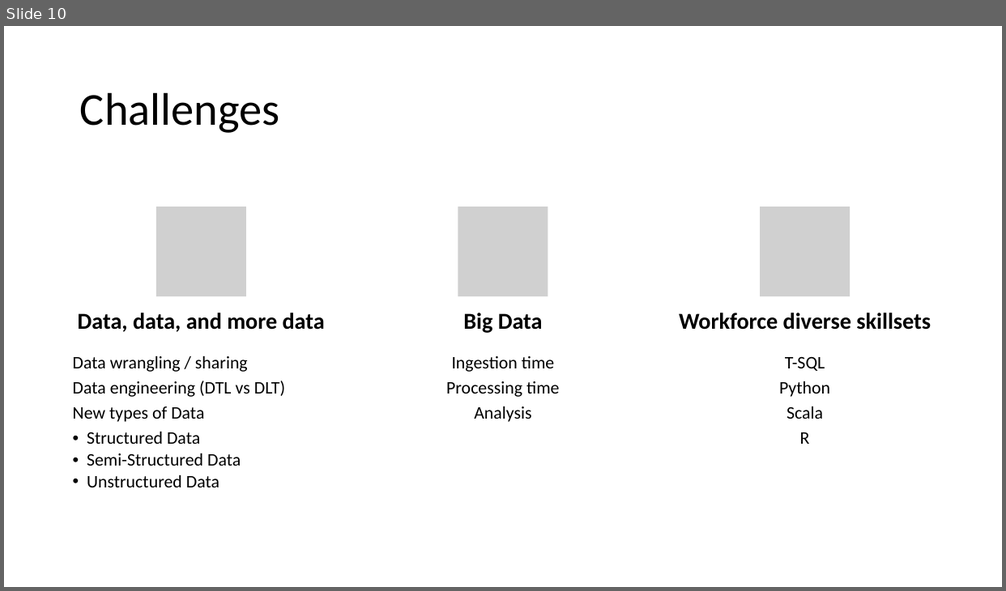
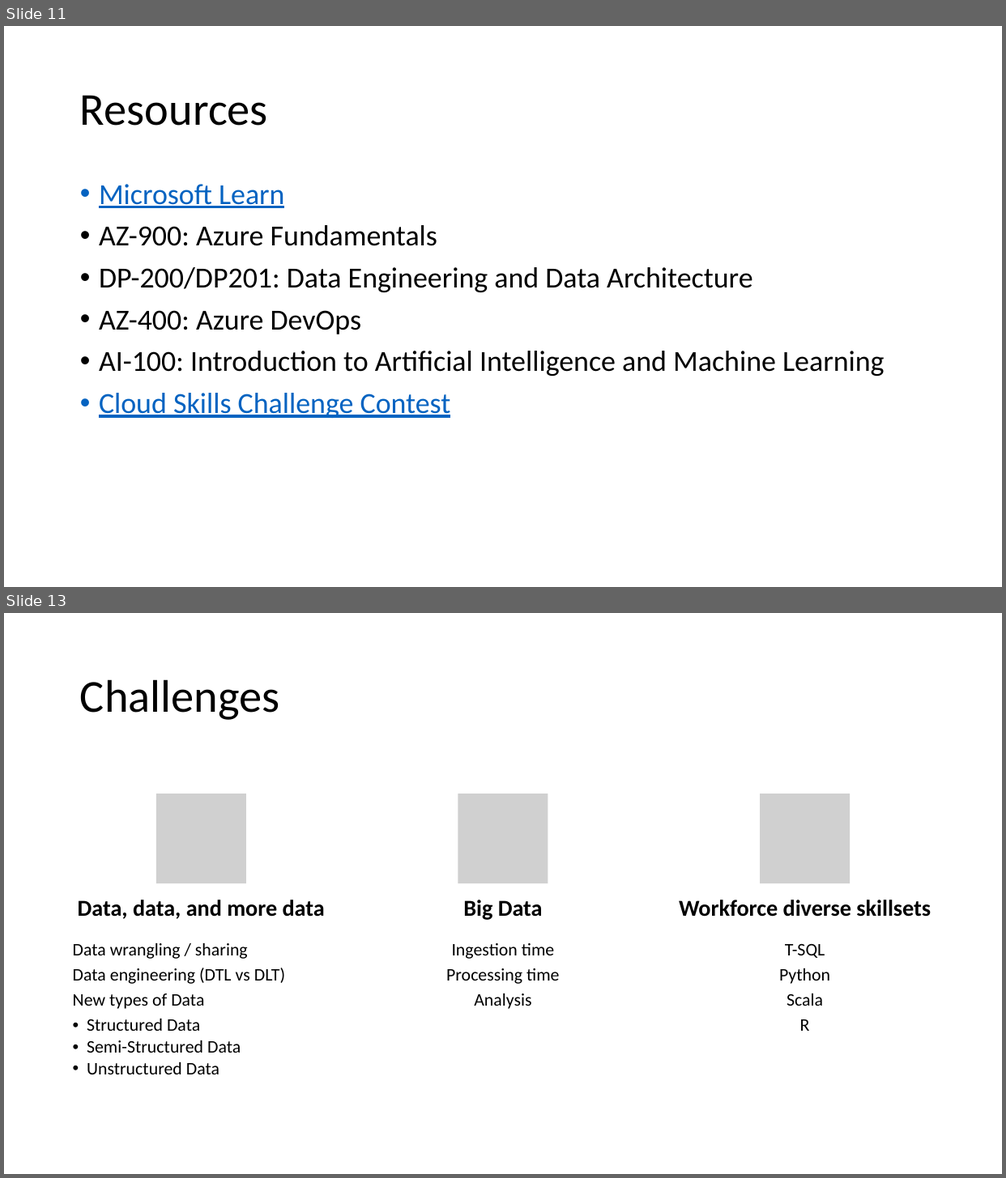
Before and after one commit to juliansoh/Databricks-Financial-Fraud, a slide deck: slides/Presentation for Auditors.pptx. Shown one above the other, each under a label of ours: slide 10 before the commit, slides 11 and 13 after it; the slides between them are not shown. The pictures are 1006x591 and 1006x1178 pixels, drawn with LibreOffice and Linux fonts; fonts in the diff are those of the drawing; grey boxes stand for pictures. Boxes give left, top, right and bottom in pixels: in the first picture for what was removed or moved away, otherwise in the second. Text is boxed around its words. In the diff, an @@ line names an element or a change of style, - is before the commit and + after.

```diff
--- a/slides/Presentation for Auditors.pptx
+++ b/slides/Presentation for Auditors.pptx
@@ slide 11 added at (x1=4, y1=26, x2=1002, y2=587), background #FFFFFF @@
@@ title added at (x1=80, y1=95, x2=268, y2=126), 44 pt, text #000000 @@
+Resources
@@ text added at (x1=99, y1=184, x2=884, y2=418), 28 pt, text #000000 @@
+• Microsoft Learn
+• AZ-900: Azure Fundamentals
+• DP-200/DP201: Data Engineering and Data Architecture
+• AZ-400: Azure DevOps
+• AI-100: Introduction to Artificial Intelligence and Machine Learning
+• Cloud Skills Challenge Contest
@@ what was slide 10 is now slide 13 @@
```
Also in this commit, not shown: 1 slide changed, 2 other slides added.
